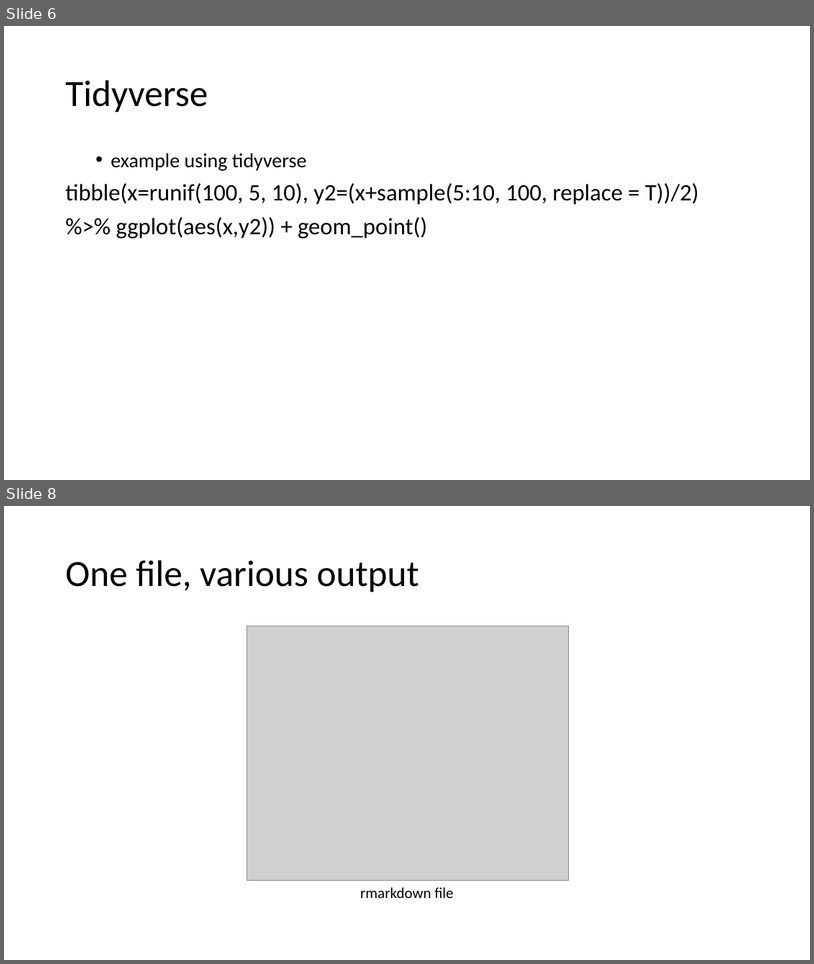
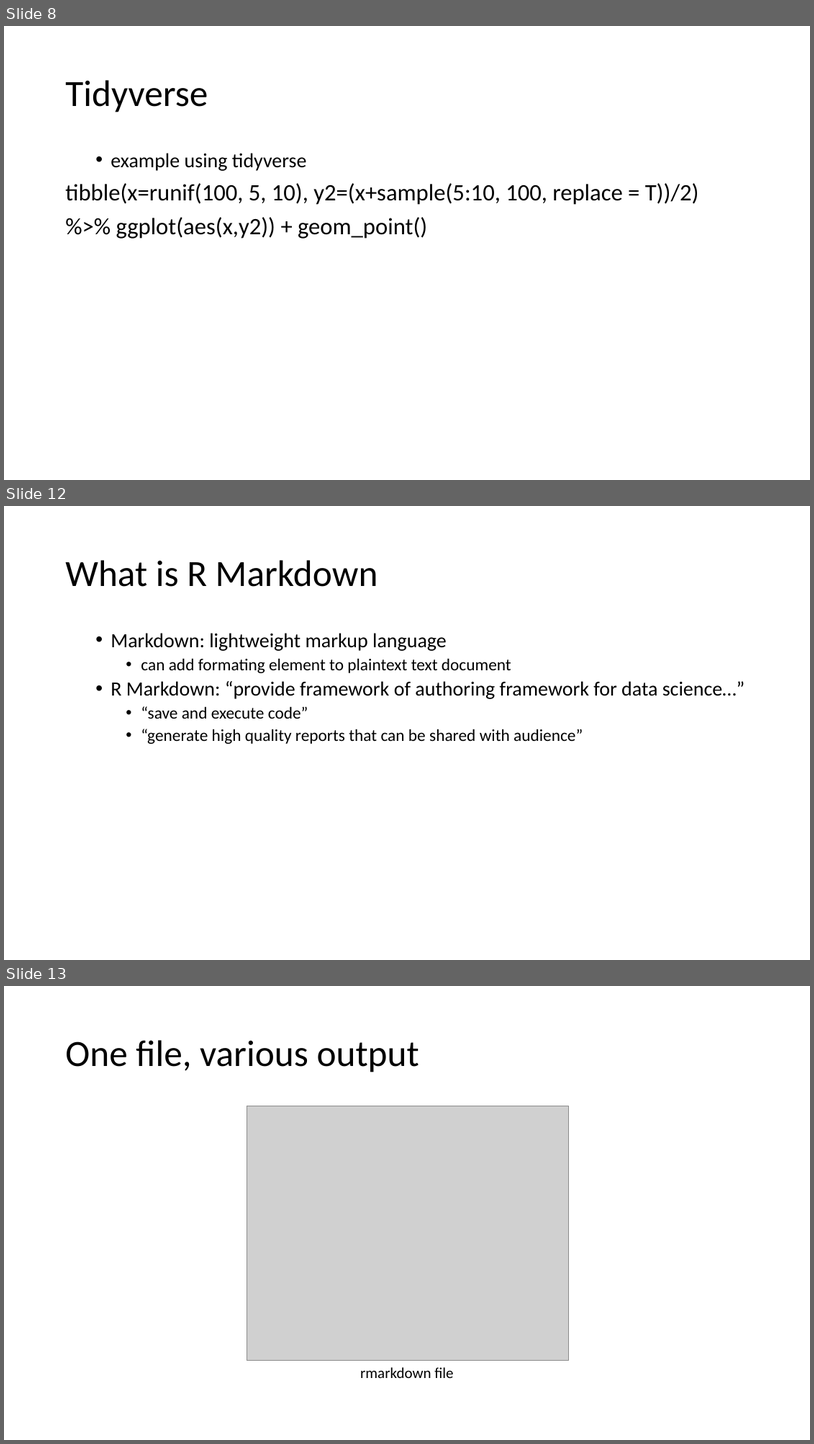
Before and after one commit to MohdAzmiSuliman/PHClassWRMD, a slide deck: PHClassWRMd.pptx. Shown one above the other, each under a label of ours: slides 6 and 8 before the commit, slides 8, 12 and 13 after it; the slides between them are not shown. The pictures are 814x964 and 814x1444 pixels, drawn with LibreOffice and Linux fonts; fonts in the diff are those of the drawing; grey boxes stand for pictures; background and template pictures are left out. Boxes give left, top, right and bottom in pixels: in the first picture for what was removed or moved away, otherwise in the second. Text is boxed around its words. In the diff, an @@ line names an element or a change of style, - is before the commit and + after.

```diff
--- a/PHClassWRMd.pptx
+++ b/PHClassWRMd.pptx
@@ slide 12 added at (4, 506, 810, 960), background #FFFFFF @@
@@ title added at (65, 560, 378, 587), 44 pt, text #000000 @@
+What is R Markdown
@@ text added at (111, 633, 746, 744), 20 pt, text #000000 @@
+  • Markdown: lightweight markup language
+    • can add formating element to plaintext text document
+  • R Markdown: “provide framework of authoring framework for data science…”
+    • “save and execute code”
+    • “generate high quality reports that can be shared with audience”
@@ what was slide 6 is now slide 8 @@
@@ what was slide 8 is now slide 13 @@
```
Also in this commit, not shown: 2 slides changed, 4 other slides added, 7 other files.
